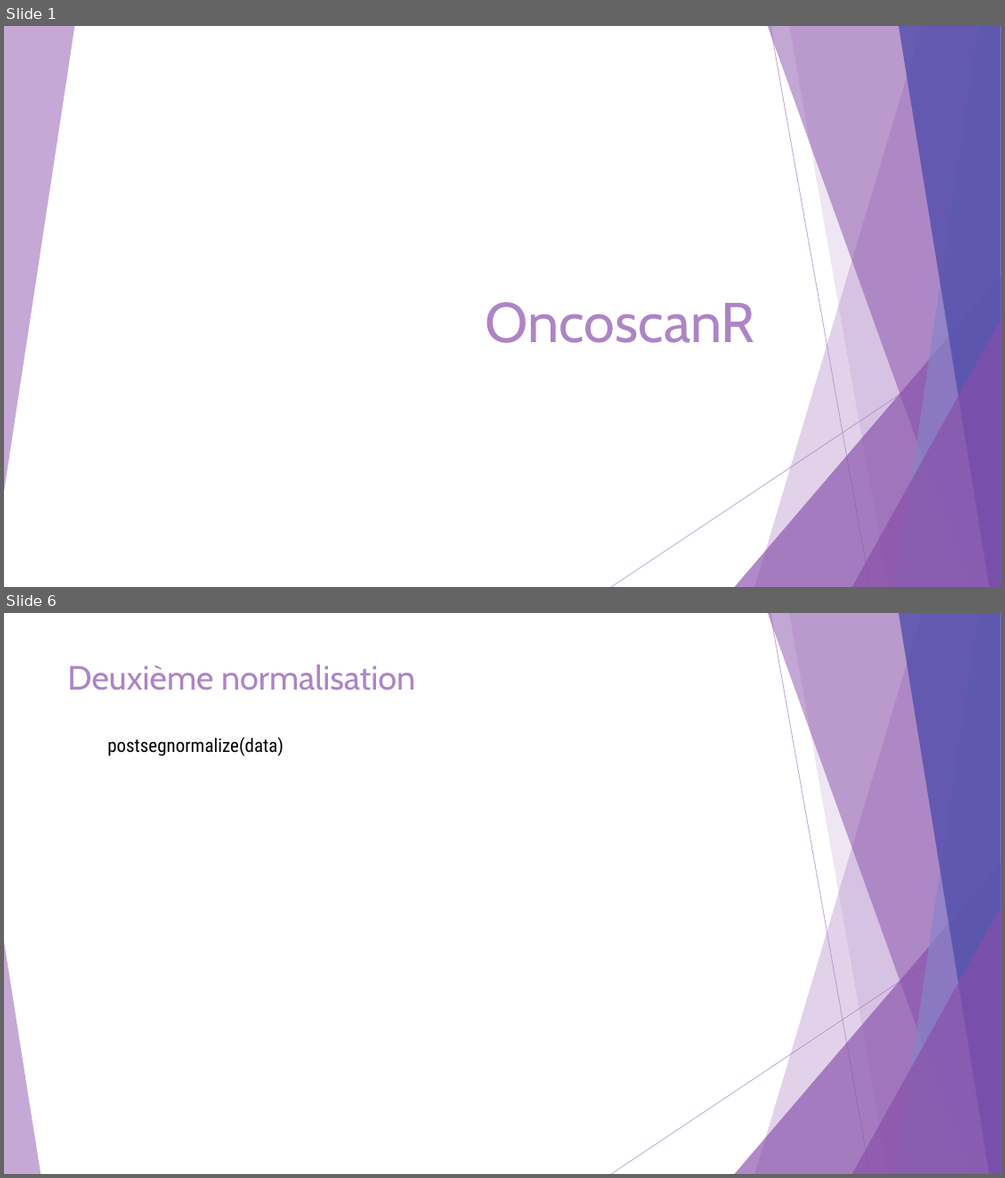
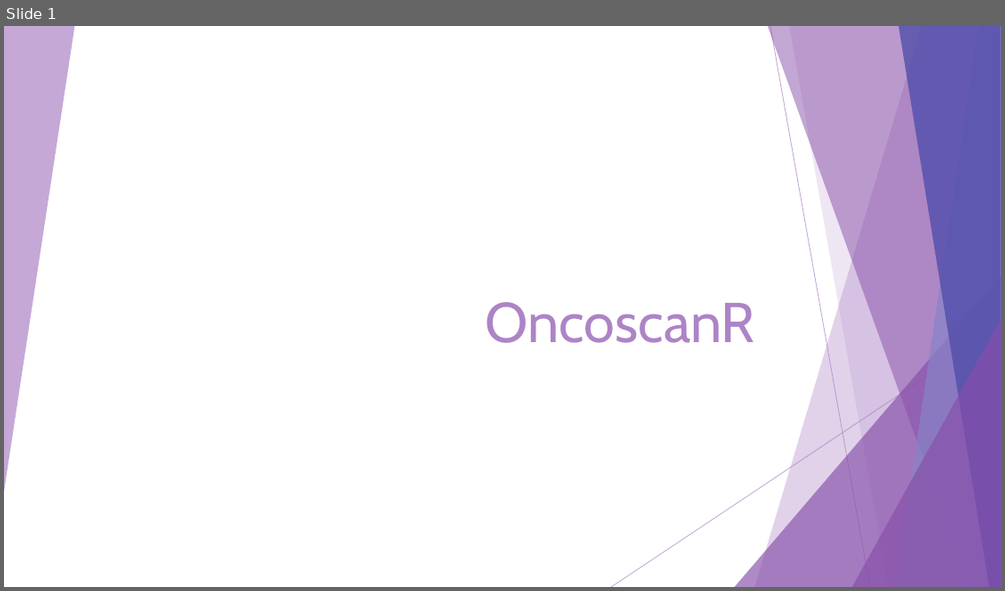
Before and after one commit to Elie-Bordron/DEA-dataviz, a slide deck: docs/docs_I_made/slides/OncoscanR.pptx. Shown one above the other, each under a label of ours: slides 1 and 6 before the commit, slide 1 after it; the slides between them are not shown. The pictures are 1005x1178 and 1005x591 pixels, drawn with LibreOffice and Linux fonts; fonts in the diff are those of the drawing. Boxes give left, top, right and bottom in pixels: in the first picture for what was removed or moved away, otherwise in the second. Text is boxed around its words. In the diff, an @@ line names an element or a change of style, - is before the commit and + after.

```diff
--- a/docs/docs_I_made/slides/OncoscanR.pptx
+++ b/docs/docs_I_made/slides/OncoscanR.pptx
@@ slide 6 removed at [4, 613, 1001, 1174], background #FFFFFF; not listed: 9 template elements that a slide beside it also shows @@
@@ title removed at [67, 664, 415, 690] @@
-Deuxième normalisation
@@ text removed at [107, 737, 283, 756] @@
-postsegnormalize(data)
@@ triangle removed at [4, 941, 40, 1174] @@
```
Also in this commit, not shown: 2 slides changed, 2 other slides removed, 5 other files.
